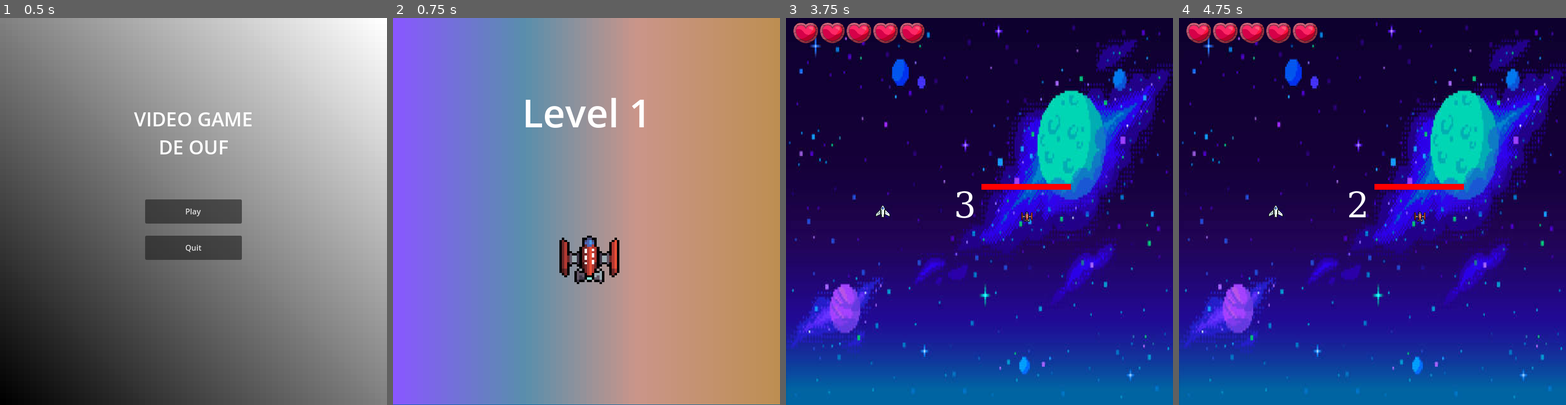
Above: before the commit, frames 1-4 (left to right).
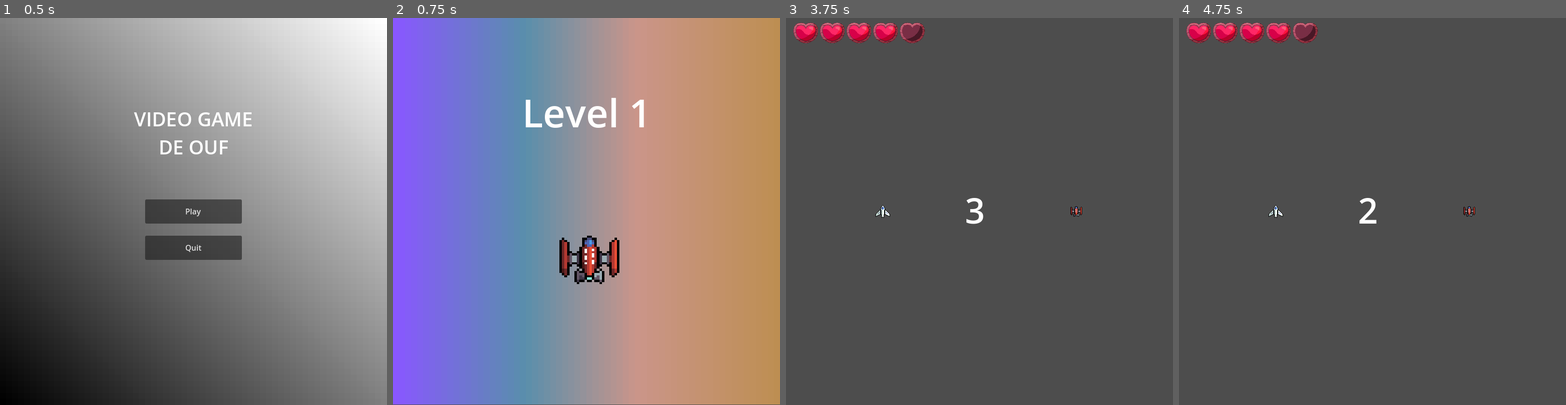
Above: after the commit, the same moments.

Repository: ChevalMonsieur/sae_projet_innov
Game: Godot game, scene res://scenes/main_menu.tscn
Two runs of this game, one before a commit and one after it. Both use one fixed random seed, a clock stepped at 60 frames per second and the inputs below.
Inputs (mouse positions are in pixels of both pictures, inside the frame that each line leads up to):
- Up to frame 1 (0.5 s): no input
- Up to frame 2 (0.75 s): click "Play" at 0.5 s
- Up to frame 3 (3.75 s): tap Enter at 1.25, 2.75 s; move the mouse to (1064, 192) at 1.27 s; hold Right 1.28-2.03 s; hold R 1.28-2.03 s; tap Space at 2, 3.5 s; move the mouse to (902, 230) at 2.02 s; hold Down 2.03-2.78 s; tap R at 2.1, 3.05 s; move the mouse to (1018, 126) at 2.77 s; hold Right 2.78-3.53 s; hold Z 2.78-3.53 s; move the mouse to (960, 288) at 3.52 s; hold Up from 3.53 s (still down); tap Q at 3.6 s
- Up to frame 4 (4.75 s): tap R at 3.8 s; tap Enter at 4.25 s; move the mouse to (1488, 269) at 4.27 s; release Up at 4.28 s; hold Left from 4.28 s (still down); hold R from 4.28 s (still down)

Frame 1 is identical in both runs. In frame 2, 0.1% of the frame differs, in the area x 0-100%, y 99-100%; in frame 3, 99%; in frame 4, 99%, in the area x 0-100%, y 0-100%.
Error after the commit: Invalid access to property or key 'player' on a base object of type 'Nil'. (res://scripts/boss.gd:100)

Commit message:
mouvement boss

Diff:
--- a/projet_godot/scenes/actual_game.tscn
+++ b/projet_godot/scenes/actual_game.tscn
@@ -1,16 +1,14 @@
-[gd_scene load_steps=19 format=3 uid="uid://ctd5g0r1nj7rx"]
+[gd_scene load_steps=15 format=3 uid="uid://ctd5g0r1nj7rx"]
 
 [ext_resource type="Script" path="res://scripts/game_manager.gd" id="1_g1kg4"]
 [ext_resource type="PackedScene" uid="uid://5b4552m4jk8f" path="res://scenes/player.tscn" id="2_5lm4u"]
-[ext_resource type="Script" path="res://scripts/game_manager_setup.gd" id="2_k0wto"]
-[ext_resource type="PackedScene" uid="uid://chok0fgcl18xq" path="res://scenes/boss.tscn" id="3_8sxf3"]
-[ext_resource type="Texture2D" uid="uid://mmvjcrup7170" path="res://sprites/background/background_1.jpg" id="4_47hfl"]
+[ext_resource type="Script" path="res://scripts/game_manager_setup.gd" id="2_qlvaf"]
+[ext_resource type="PackedScene" uid="uid://chok0fgcl18xq" path="res://scenes/boss.tscn" id="3_i0hx4"]
 [ext_resource type="Script" path="res://scripts/countdown.gd" id="5_04ypf"]
 [ext_resource type="Script" path="res://scripts/ui.gd" id="5_eor4a"]
-[ext_resource type="PackedScene" uid="uid://0ug51or2i7an" path="res://scenes/prefabs/heart.tscn" id="5_jrg31"]
-[ext_resource type="PackedScene" uid="uid://cho1l78ac8p61" path="res://scenes/prefabs/skull.tscn" id="6_uniid"]
-[ext_resource type="PackedScene" uid="uid://buswowhxdy56w" path="res://scenes/next_round.tscn" id="6_xlbb8"]
-[ext_resource type="Script" path="res://scripts/fade.gd" id="11_2m7kx"]
+[ext_resource type="PackedScene" uid="uid://0ug51or2i7an" path="res://scenes/prefabs/heart.tscn" id="6_6vr0k"]
+[ext_resource type="PackedScene" uid="uid://bnbsui6a6a2lb" path="res://scenes/next_round.tscn" id="6_xlbb8"]
+[ext_resource type="PackedScene" uid="uid://cho1l78ac8p61" path="res://scenes/prefabs/skull.tscn" id="7_0qywr"]
 
 [sub_resource type="SegmentShape2D" id="SegmentShape2D_tna4o"]
 a = Vector2(0, 800)
@@ -27,40 +25,20 @@
 a = Vector2(0, 800)
 b = Vector2(800, 800)
 
-[sub_resource type="StyleBoxFlat" id="StyleBoxFlat_tdhhv"]
-bg_color = Color(0, 0, 0, 1)
-
-[sub_resource type="StyleBoxFlat" id="StyleBoxFlat_ft56e"]
-bg_color = Color(1, 0, 0, 1)
-
-[sub_resource type="FontFile" id="FontFile_1biq4"]
-cache/0/16/0/ascent = 0.0
-cache/0/16/0/descent = 0.0
-cache/0/16/0/underline_position = 0.0
-cache/0/16/0/underline_thickness = 0.0
-cache/0/16/0/scale = 1.0
-cache/0/50/0/ascent = 0.0
-cache/0/50/0/descent = 0.0
-cache/0/50/0/underline_position = 0.0
-cache/0/50/0/underline_thickness = 0.0
-cache/0/50/0/scale = 1.0
-cache/0/72/0/ascent = 0.0
-cache/0/72/0/descent = 0.0
-cache/0/72/0/underline_position = 0.0
-cache/0/72/0/underline_thickness = 0.0
-cache/0/72/0/scale = 1.0
+[sub_resource type="LabelSettings" id="LabelSettings_nsv44"]
+font_size = 72
 
 [node name="game_manager" type="Node2D" node_paths=PackedStringArray("player", "boss", "ui", "projectiles")]
 script = ExtResource("1_g1kg4")
 player = NodePath("player")
 boss = NodePath("boss")
 ui = NodePath("ui")
-projectiles = NodePath("projectiles")
+projectiles = NodePath("bullets")
 
 [node name="game_manager_setup" type="Node" parent="."]
-script = ExtResource("2_k0wto")
+script = ExtResource("2_qlvaf")
 
-[node name="projectiles" type="Node" parent="."]
+[node name="bullets" type="Node" parent="."]
 
 [node name="walls" type="Node" parent="."]
 
@@ -87,18 +65,16 @@
 [node name="camera" type="Camera2D" parent="."]
 offset = Vector2(400, 400)
 
-[node name="ui" type="Control" parent="." node_paths=PackedStringArray("heart_container", "boss_health_bar", "debug", "death_container", "death_count_label")]
+[node name="ui" type="Control" parent="." node_paths=PackedStringArray("heart_container", "death_container", "death_count_label")]
 layout_mode = 3
 anchors_preset = 0
 offset_right = 40.0
 offset_bottom = 40.0
 script = ExtResource("5_eor4a")
 heart_container = NodePath("heart_container")
-heart_scene = ExtResource("5_jrg31")
-boss_health_bar = NodePath("../boss/bossLifeBar")
-debug = NodePath("debug")
+heart_scene = ExtResource("6_6vr0k")
 death_container = NodePath("death_container")
-skull_scene = ExtResource("6_uniid")
+skull_scene = ExtResource("7_0qywr")
 death_count_label = NodePath("death_count")
 
 [node name="heart_container" type="HBoxContainer" parent="ui"]
@@ -108,6 +84,8 @@
 anchor_bottom = 1.0
 grow_horizontal = 2
 grow_vertical = 2
+
+[node name="AnimatedSprite2D" parent="ui/heart_container" instance=ExtResource("6_6vr0k")]
 
 [node name="death_count" type="Label" parent="ui"]
 layout_mode = 2
@@ -121,61 +99,28 @@
 layout_mode = 2
 offset_bottom = 40.0
 
-[node name="debug" type="Label" parent="ui"]
-layout_mode = 0
-offset_left = 506.0
-offset_top = 673.0
-offset_right = 801.0
-offset_bottom = 799.0
+[node name="AnimatedSprite2D" parent="ui/death_container" instance=ExtResource("6_6vr0k")]
 
 [node name="player" parent="." instance=ExtResource("2_5lm4u")]
 position = Vector2(200, 400)
 base_position = Vector2(200, 400)
 
-[node name="boss" parent="." instance=ExtResource("3_8sxf3")]
+[node name="boss" parent="." instance=ExtResource("3_i0hx4")]
 position = Vector2(498, 411)
 
-[node name="bossLifeBar" type="ProgressBar" parent="boss"]
-offset_left = -94.0
-offset_top = -68.0
-offset_right = 91.0
-offset_bottom = -56.0
-theme_override_styles/background = SubResource("StyleBoxFlat_tdhhv")
-theme_override_styles/fill = SubResource("StyleBoxFlat_ft56e")
-max_value = 5.0
-value = 5.0
-show_percentage = false
+[node name="Sync" type="Node" parent="."]
 
-[node name="TextureRect" type="TextureRect" parent="."]
-z_index = -1
-offset_right = 801.0
-offset_bottom = 801.0
-texture = ExtResource("4_47hfl")
+[node name="next_round" parent="." instance=ExtResource("6_xlbb8")]
 
-[node name="countdown" type="Node" parent="."]
+[node name="countdown" type="Node2D" parent="."]
 script = ExtResource("5_04ypf")
 
 [node name="Label" type="Label" parent="countdown"]
-offset_left = 259.0
-offset_top = 293.0
-offset_right = 482.0
-offset_bottom = 490.0
-theme_override_fonts/font = SubResource("FontFile_1biq4")
-theme_override_font_sizes/font_size = 72
-text = "Countdown"
+offset_left = 313.0
+offset_top = 345.0
+offset_right = 469.0
+offset_bottom = 450.0
+label_settings = SubResource("LabelSettings_nsv44")
 horizontal_alignment = 1
 vertical_alignment = 1
 autowrap_mode = 3
-
-[node name="Next_round" parent="." instance=ExtResource("6_xlbb8")]
-
-[node name="fade_rect" type="ColorRect" parent="."]
-anchors_preset = 15
-anchor_right = 1.0
-anchor_bottom = 1.0
-offset_right = 800.0
-offset_bottom = 801.0
-grow_horizontal = 2
-grow_vertical = 2
-color = Color(0, 0, 0, 0)
-script = ExtResource("11_2m7kx")
--- /dev/null
+++ b/projet_godot/scenes/destruction.tscn
@@ -0,0 +1,125 @@
+[gd_scene load_steps=18 format=3 uid="uid://0pyw5m84lkc"]
+
+[ext_resource type="Texture2D" path="res://sprites/Foozle_2DS0012_Void_EnemyFleet_1/Kla'ed/Destruction/PNGs/Kla'ed - Battlecruiser - Destruction.png" id="1_qbk87"]
+
+[sub_resource type="AtlasTexture" id="AtlasTexture_2qksj"]
+atlas = ExtResource("1_qbk87")
+region = Rect2(0, 0, 128, 128)
+
+[sub_resource type="AtlasTexture" id="AtlasTexture_qbmm4"]
+atlas = ExtResource("1_qbk87")
+region = Rect2(128, 0, 128, 128)
+
+[sub_resource type="AtlasTexture" id="AtlasTexture_mpxwm"]
+atlas = ExtResource("1_qbk87")
+region = Rect2(256, 0, 128, 128)
+
+[sub_resource type="AtlasTexture" id="AtlasTexture_wy248"]
+atlas = ExtResource("1_qbk87")
+region = Rect2(384, 0, 128, 128)
+
+[sub_resource type="AtlasTexture" id="AtlasTexture_ncj1i"]
+atlas = ExtResource("1_qbk87")
+region = Rect2(512, 0, 128, 128)
+
+[sub_resource type="AtlasTexture" id="AtlasTexture_s7jtq"]
+atlas = ExtResource("1_qbk87")
+region = Rect2(640, 0, 128, 128)
+
+[sub_resource type="AtlasTexture" id="AtlasTexture_emeac"]
+atlas = ExtResource("1_qbk87")
+region = Rect2(768, 0, 128, 128)
+
+[sub_resource type="AtlasTexture" id="AtlasTexture_d1niy"]
+atlas = ExtResource("1_qbk87")
+region = Rect2(896, 0, 128, 128)
+
+[sub_resource type="AtlasTexture" id="AtlasTexture_88252"]
+atlas = ExtResource("1_qbk87")
+region = Rect2(1024, 0, 128, 128)
+
+[sub_resource type="AtlasTexture" id="AtlasTexture_m8eiw"]
+atlas = ExtResource("1_qbk87")
+region = Rect2(1152, 0, 128, 128)
+
+[sub_resource type="AtlasTexture" id="AtlasTexture_w5wsa"]
+atlas = ExtResource("1_qbk87")
+region = Rect2(1280, 0, 128, 128)
+
+[sub_resource type="AtlasTexture" id="AtlasTexture_xyvx8"]
+atlas = ExtResource("1_qbk87")
+region = Rect2(1408, 0, 128, 128)
+
+[sub_resource type="AtlasTexture" id="AtlasTexture_w811x"]
+atlas = ExtResource("1_qbk87")
+region = Rect2(1536, 0, 128, 128)
+
+[sub_resource type="AtlasTexture" id="AtlasTexture_y8um5"]
+atlas = ExtResource("1_qbk87")
+region = Rect2(1664, 0, 128, 128)
+
+[sub_resource type="SpriteFrames" id="SpriteFrames_i65ri"]
+animations = [{
+"frames": [{
+"duration": 1.0,
+"texture": SubResource("AtlasTexture_2qksj")
+}, {
+"duration": 1.0,
+"texture": SubResource("AtlasTexture_qbmm4")
+}, {
+"duration": 1.0,
+"texture": SubResource("AtlasTexture_mpxwm")
+}, {
+"duration": 1.0,
+"texture": SubResource("AtlasTexture_wy248")
+}, {
+"duration": 1.0,
+"texture": SubResource("AtlasTexture_ncj1i")
+}, {
+"duration": 1.0,
+"texture": SubResource("AtlasTexture_s7jtq")
+}, {
+"duration": 1.0,
+"texture": SubResource("AtlasTexture_emeac")
+}, {
+"duration": 1.0,
+"texture": SubResource("AtlasTexture_d1niy")
+}, {
+"duration": 1.0,
+"texture": SubResource("AtlasTexture_88252")
+}, {
+"duration": 1.0,
+"texture": SubResource("AtlasTexture_m8eiw")
+}, {
+"duration": 1.0,
+"texture": SubResource("AtlasTexture_w5wsa")
+}, {
+"duration": 1.0,
+"texture": SubResource("AtlasTexture_xyvx8")
+}, {
+"duration": 1.0,
+"texture": SubResource("AtlasTexture_w811x")
+}, {
+"duration": 1.0,
+"texture": SubResource("AtlasTexture_y8um5")
+}],
+"loop": true,
+"name": &"default",
+"speed": 10.0
+}]
+
+[sub_resource type="GDScript" id="GDScript_bjj76"]
+script/source = "extends AnimatedSprite2D
+
+func _ready() -> void:
+	play(\"default\")
+
+func _process(delta: float) -> void:
+	if frame == 13:
+		GameManager.current_state = GameManager.STATE.IN_GAME
+		queue_free()
+"
+
+[node name="AnimatedSprite2D" type="AnimatedSprite2D"]
+sprite_frames = SubResource("SpriteFrames_i65ri")
+script = SubResource("GDScript_bjj76")
--- a/projet_godot/scripts/boss.gd
+++ b/projet_godot/scripts/boss.gd
@@ -2,23 +2,28 @@
 class_name Boss
 
 @export var base_position: Vector2 = Vector2.ZERO
-
 @export var speed: float = 5
-
 @export var bullet_scene: PackedScene
 @export var cooldown_bullet: float = .3
-
 @export var max_shield: int = 5
 @export var max_phases: int = 5
 
 @onready var lance_missile_scene: PackedScene = preload("res://scenes/prefabs/lance_missile.tscn")
 @onready var sprite = $AnimatedSprite2D
 
+enum BehaviorType {CIRCLE, DASH, DODGE}
+var current_behavior: BehaviorType
+var behavior_timer: float = 0
+var circle_center: Vector2
+var circle_angle: float = 0
+var dash_target: Vector2
+var dodge_direction: Vector2
 var timer_bullet: float = cooldown_bullet
 var shield: int = max_shield
 
 func _ready():
 	sprite.animation_finished.connect(_on_animation_finished)
+	change_behavior()
 
 func _physics_process(delta):
 	if GameManager.current_state == GameManager.STATE.IN_GAME:
@@ -45,16 +50,34 @@
 		print("Starting new round")
 		GameManager.instance.new_round()
 
-
 func check_movement() -> void:
-	velocity = Vector2.ZERO
-
-	if (Input.is_key_pressed(KEY_UP)): velocity.y -= 1
-	if (Input.is_key_pressed(KEY_DOWN)): velocity.y += 1
-	if (Input.is_key_pressed(KEY_LEFT)): velocity.x -= 1
-	if (Input.is_key_pressed(KEY_RIGHT)): velocity.x += 1
-
-	velocity = velocity.normalized() * speed
+	behavior_timer -= get_process_delta_time()
+	if behavior_timer <= 0:
+		change_behavior()
+
+	match current_behavior:
+		BehaviorType.CIRCLE:
+			var radius = 200
+			circle_angle += get_process_delta_time() * speed/100
+			var target = circle_center + Vector2(cos(circle_angle), sin(circle_angle)) * radius
+			velocity = (target - position).normalized() * speed
+
+		BehaviorType.DASH:
+			if position.distance_to(dash_target) < 50:
+				dash_target = GameManager.instance.player.position
+			velocity = (dash_target - position).normalized() * speed * 1.5
+
+		BehaviorType.DODGE:
+			var to_player = GameManager.instance.player.position - position
+			var distance = to_player.length()
+
+			if distance < 100:
+				velocity = -to_player.normalized() * speed
+			elif distance > 300:
+				velocity = to_player.normalized() * speed
+			else:
+				velocity = dodge_direction * speed
+
 	move_and_slide()
 
 func check_rotation() -> void:
@@ -63,6 +86,26 @@
 	get_child(0).rotation = direction.angle() + PI/2
 	get_child(1).rotation = direction.angle() + PI/2
 
+func change_behavior():
+	match GameManager.current_round:
+		1:
+			current_behavior = BehaviorType.CIRCLE
+		2, 3:
+			current_behavior = randi() % 2 if current_behavior == BehaviorType.CIRCLE else BehaviorType.CIRCLE
+		_:
+			current_behavior = randi() % BehaviorType.size()
+
+	match current_behavior:
+		BehaviorType.CIRCLE:
+			circle_center = GameManager.instance.player.position
+			circle_angle = 0
+		BehaviorType.DASH:
+			dash_target = GameManager.instance.player.position
+		BehaviorType.DODGE:
+			dodge_direction = Vector2(randf_range(-1, 1), randf_range(-1, 1)).normalized()
+
+	behavior_timer = randf_range(3.0, 5.0)
+
 
 func manage_shoot(delta: float) -> void:
 	timer_bullet -= delta
@@ -85,6 +128,7 @@
 		GameManager.current_state = GameManager.STATE.DEATH_AI
 
 func new_round() -> void:
+	position = base_position
 	for child in get_children():
 		if child is LanceMissile:
 			child.queue_free()
@@ -170,3 +214,5 @@
 			find_child("CollisionShape2D").shape.size = Vector2(14.4, 20)
 	if GameManager.instance and GameManager.instance.ui:
 		GameManager.instance.ui.update_boss_health_bar(shield, max_shield)
+
+	change_behavior()
--- a/projet_godot/scripts/game_manager.gd
+++ b/projet_godot/scripts/game_manager.gd
@@ -27,9 +27,9 @@
 static var total_play_time: float = 0.0
 
 func _ready() -> void:
-	$Next_round.hide()
+	$next_round.hide()
 	$countdown.countdown_finished.connect(_on_countdown_finished)
-	$Next_round.display_finished.connect(_on_next_round_display_finished)
+	$next_round.display_finished.connect(_on_next_round_display_finished)
 	current_state = STATE.STARTING
 	instance = self
 	if boss:
@@ -46,7 +46,7 @@
 		starting_initialized = true
 		$player.new_round()
 		$boss.new_round()
-		$Next_round.show_next_round()
+		$next_round.show_next_round()
 
 func _process(_delta: float) -> void:
 	if Input.is_action_just_pressed("pause"):
Not shown: 1 places in projet_godot/scenes/next_round.tscn that only renumber resources
